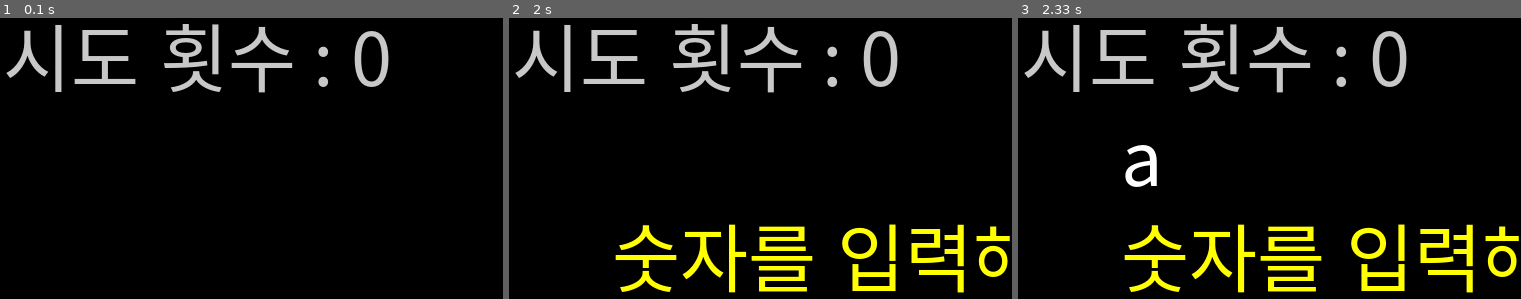
Above: before the commit, frames 1-3 (left to right).
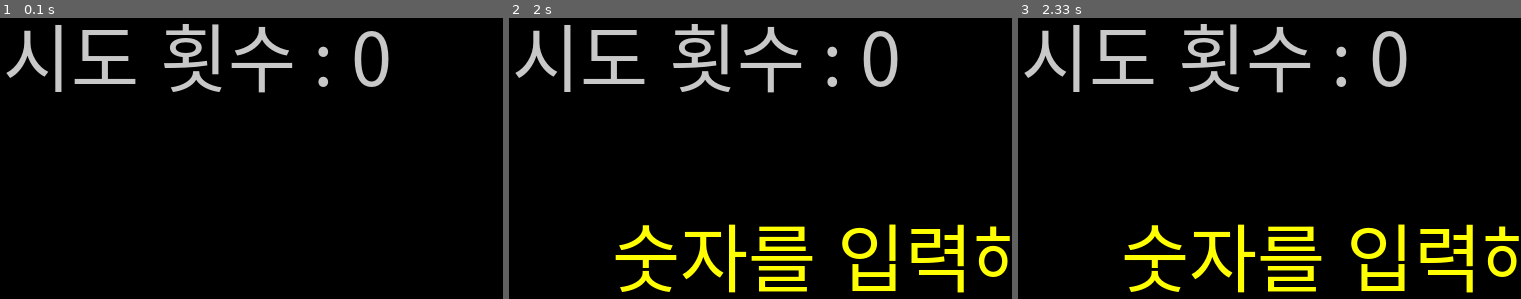
Above: after the commit, the same moments.

Repository: steve5535/up-down-game
Game: pygame game, started from main_pygame.py
The game is run twice, just before and just after one commit, with the same random seed, the same clock (stepped at 60 frames per second) and the same inputs.
Inputs:
- Up to frame 1 (0.1 s): no input
- Up to frame 2 (2 s): tap Enter at 0.33 s; hold Backspace 0.67-1.13 s
- Up to frame 3 (2.33 s): type "a" at 2.32 s

Frames 1-2 are identical in both runs. In frame 3, 0.5% of the frame differs, in the area x 21-28%, y 45-61%.

Commit message:
refactor: 메인 루프 입력 처리를 handle_input()함수로 분리

Diff:
--- a/main_pygame.py
+++ b/main_pygame.py
@@ -8,12 +8,36 @@
 
 font = pygame.font.SysFont("malgungothic", 74) # 글자 크기 설정
 
-def init_game():
+def init_game(): # 게임 변수 초기화 함수
     answer = random.randrange(1, 101) # 정답 난수
     count = 0 # 시도 횟수 초기화
     user_input = "" # 입력 초기화
     message = "" # 메시지 초기화
-    return answer, count, user_input, message
+    return answer, count, user_input, message # 변경된 상태를 다시 반환
+
+def handle_input(event, user_input, answer, count, message): # 입력 처리 함수
+    if event.key == pygame.K_RETURN: # 엔터 키를 눌렀을 때 실행
+        try:
+            guess = int(user_input) # 정수로 변환
+            count += 1 # 시도 횟수 증가
+            if guess < answer:
+                message = "업"
+            elif guess > answer:
+                message = "다운"
+            elif guess == answer:
+                message = "정답!"
+        except ValueError:
+            message = "숫자를 입력해 주세요."
+
+        print("입력 완료 :",user_input)
+        user_input = "" # 입력값 초기화
+    elif event.key == pygame.K_BACKSPACE: # 백스페이스 키를 누르면 user_input의 마지막 글자 지움
+        user_input = user_input[:-1] # 문자열의 마지막 문자 제외
+    elif event.unicode.isdigit(): # 숫자만 입력받기
+        user_input += event.unicode # user_input에 추가
+
+    return user_input, count, message # 입력 처리 후 최신 상태를 반환
+
 
 answer, count, user_input, message = init_game()
 
@@ -24,26 +48,7 @@
             pygame.quit()
             sys.exit()
         elif event.type == pygame.KEYDOWN:
-            if event.key == pygame.K_RETURN: # 업다운 게임 메인 루프
-                try:
-                    guess = int(user_input)
-                    count += 1 # 시도 횟수 증가
-                    if guess < answer:
-                        message = "업"
-                    elif guess > answer:
-                        message = "다운"
-                    elif guess == answer:
-                        message = "정답!"
-                except:
-                    message = "숫자를 입력해 주세요."
-
-                print("입력 완료 :",user_input)
-                user_input = "" # 유저 입력 초기화
-            elif event.key == pygame.K_BACKSPACE:
-                user_input = user_input[:-1]
-            else:
-                user_input += event.unicode
-
+            user_input, count, message = handle_input(event, user_input, answer, count, message)
 
     text = font.render(user_input, True, (255, 255, 255)) # 화면에 입력값 출력
     screen.blit(text, (200, 150))
